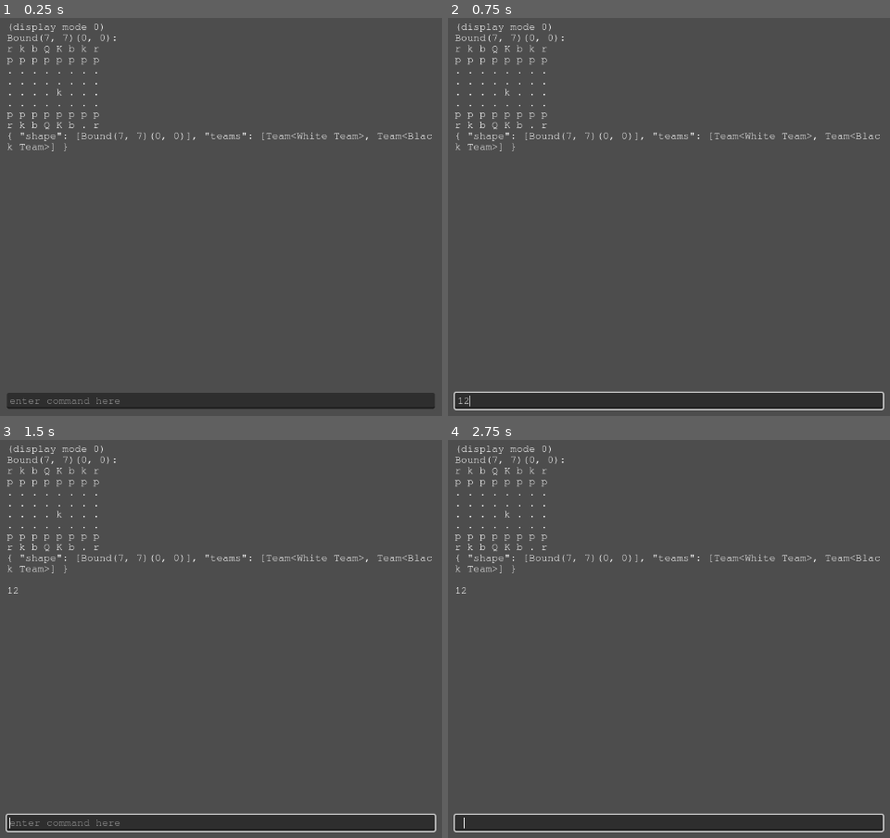
Above: before the commit, frames 1-4 (two rows, left to right).
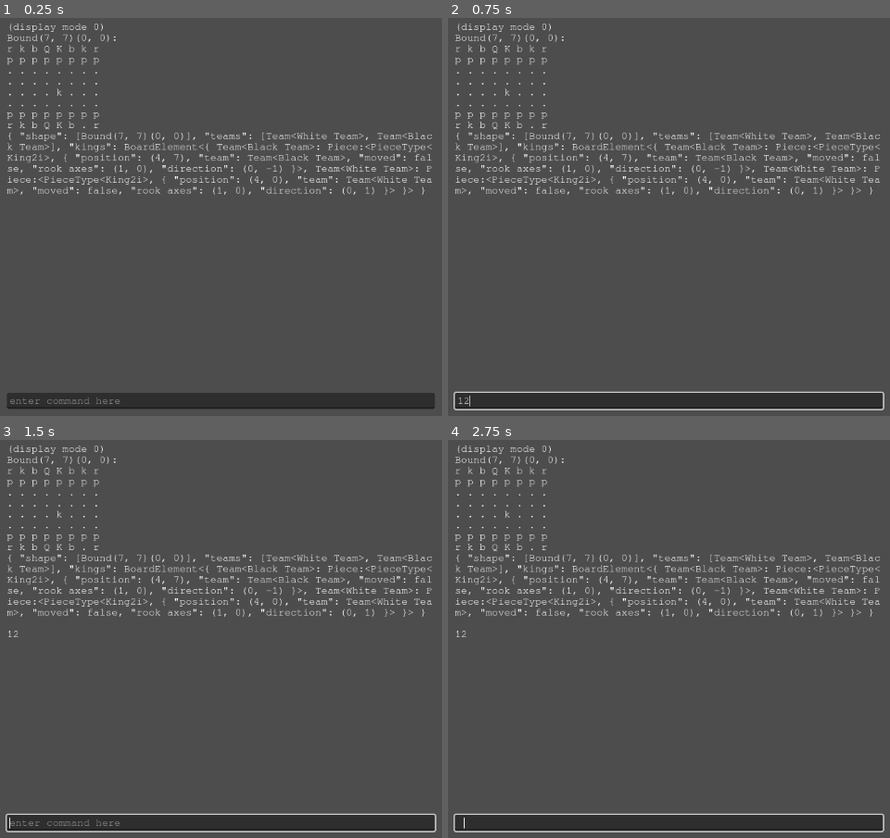
Above: after the commit, the same moments.

Repository: Roboticy3/Mess
Game: Godot game, scene res://default.tscn
Two runs of this game, one before a commit and one after it. Both use one fixed random seed, a clock stepped at 60 frames per second and the inputs below.
Inputs (mouse positions are in pixels of both pictures, inside the frame that each line leads up to):
- Up to frame 1 (0.25 s): no input
- Up to frame 2 (0.75 s): click (669, 400) at 0.52 s; type "12" at 0.6 s
- Up to frame 3 (1.5 s): tap Enter at 1.25 s
- Up to frame 4 (2.75 s): tap Space at 2 s

The runs differ from the first frame. In frame 1, 2.2% of the frame differs, in the area x 1-98%, y 31-45%; in frame 2, 2.2%; in frame 3, 2.2%, in the area x 1-98%, y 31-50%; in frame 4, 2.2%.

Commit message:
Implemented BoardVariant class for tracking kings in Chess

Diff:
--- a/Board Types/Board.gd
+++ b/Board Types/Board.gd
@@ -122,7 +122,7 @@
 
 	return r
 
-func add_element(e, k) -> void:
+func add_element(e:BoardElement, k) -> void:
 	var old_e = current_state.get(k)
 	if old_e != null:
 		remove_element(old_e, k, e)
@@ -131,7 +131,7 @@
 
 	current_state[k] = e
 
-func remove_element(e, k, r=Removed.new()):
+func remove_element(e:BoardElement, k, r=Removed.new()):
 	r.last = e
 
 	get_state()[k] = r
@@ -300,10 +300,10 @@
 	for i in k.size():
 		var p = v[i]
 		var l = p.last
-		if l is Piece:
+		if l is Removed || l == null:
+			target.erase(k[i])
+		else:
 			target[k[i]] = l
-		else:
-			target.erase(k[i])
 
 
 func duplicate_state(s:Dictionary) -> Dictionary:
--- a/Board Types/Chess.gd
+++ b/Board Types/Chess.gd
@@ -1,17 +1,40 @@
 extends Board2i
+
+var kings := BoardVariant.new({})
 
 func _init():
 	build = false
+	add_element(kings, "kings")
 	super._init()
 
-func _ready():
-	super._ready()
+func call_option(p:Piece, o) -> bool:
+	var res := super.call_option(p, o)
 
-func add_piece(p:Piece, pos=null):
+	return res
+
+func undo() -> Dictionary:
+	var res:= super.undo()
+	kings = current_state["kings"]
+
+	return res
+
+func add_piece(p:Piece, pos=null) -> void:
 	super.add_piece(p, pos)
 
+	if p.type is King2i:
+		kings = BoardVariant.new(kings.data.duplicate())
+		kings.data[p.get_team()] = p
+		add_element(kings, "kings")
+
 func remove_piece(p:Piece, pos=null, r=Removed.new()):
-	super.remove_piece(p, pos, r)
+	var res = super.remove_piece(p, pos, r)
+
+	if p.type is King2i:
+		kings = BoardVariant.new(kings.data.duplicate())
+		kings.data.erase(p.get_team())
+		add_element(kings, "kings")
+
+	return res
 
 func _evaluate():
 	super._evaluate()
--- a/Scripts/Board Elements/BoardVariant.gd
+++ b/Scripts/Board Elements/BoardVariant.gd
@@ -1,4 +1,5 @@
 extends BoardElement
+class_name BoardVariant
 
 var data:Variant
 
--- a/default.tscn
+++ b/default.tscn
@@ -44,10 +44,6 @@
 
 [node name="Board" type="Node" parent="."]
 script = ExtResource("1_843vs")
-node_paths = null
-max_shape = null
-max_teams = null
-starting_state = null
 
 [node name="White Team" type="Node" parent="Board"]
 script = ExtResource("2_l4gke")
